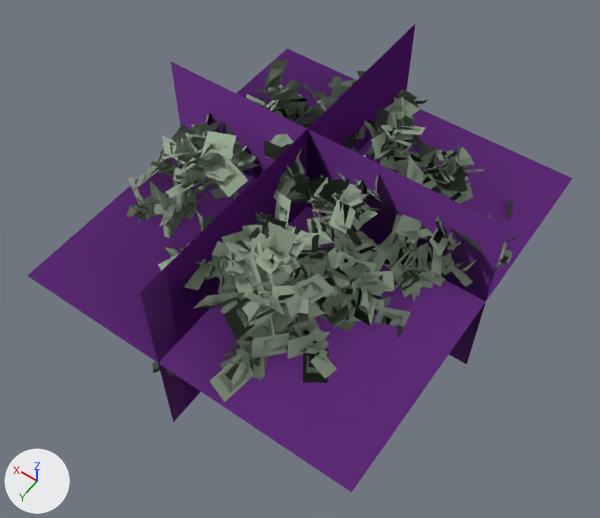
One commit to the glTF model data/models/board/vegetation/foliage-highland-2.glb: the scene before it, then after it.
Both versions are drawn from a camera (50 mm lens) standing at (-26.4, 37.9, 61.2) and looking at (-1.9, 3.7, 7.4). Arrows for +X, +Y and +Z are at lower left; the lights stay in place. The first picture is the older version. Where no turn or scale is listed for an object, it has been applied to the vertices. Vertices at exactly the same position are counted once.

In view in the first picture: 'foliage-highland-2-lod0.001', 'foliage-highland-2-lod1.001', 'foliage-highland-2-lod2.001', 'foliage-highland-2-lod3.001'.
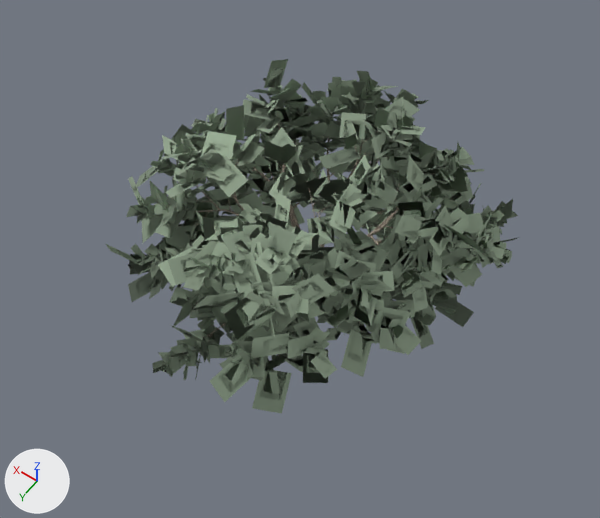
What differs and where, as boxes (x1, y1, x2, y2) in the pictures (600 x 518 px; the box of a moved part takes in the faces that stretch with it):
'foliage-highland-2-lod3.001', reshaped, recoloured (not visible afterwards): before (27, 24, 573, 492)
part 1 of me_foliage_highland_2_lod3, moved or reshaped (not visible afterwards): before (27, 49, 573, 492)
part 2 of me_foliage_highland_2_lod3, recoloured (purple): before (27, 24, 573, 492)

The change in detail:
me_foliage_highland_2_lod3 has 12 vertices, 6 faces and spans x -16.7..13.5, y -15.8..18.6, z 0.0..18.0.
me_foliage_highland_2_lod3 is used by ob_foliage_highland_2_lod3_001; location (0.0, 0.0, 0.0).
me_foliage_highland_2_lod3 part 1: the loose piece of 4 vertices spanning x -16.7..13.5, y -15.8..18.6, z 9.3 is moved by (0.0, 0.0, -0.4).
me_foliage_highland_2_lod3 part 2: 6 faces centred in x -6.6..3.5, y -4.4..7.1, z 6.0..12.0 are repainted in the vertex colours; the middle colour goes from purple #c750ff to pink #fa33cc.
